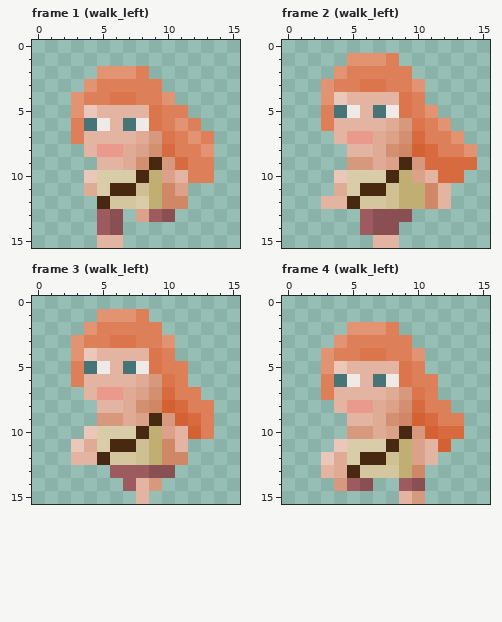
One commit to this pixel-art file: assets/sprites/characters/player.ase. That is the earlier state.
16x16 pixels, 14 frames. Shown: frame 1 (walk_left), frame 2 (walk_left), frame 3 (walk_left), frame 4 (walk_left). The commit also changed other frames, which this record leaves out.
Once edited:
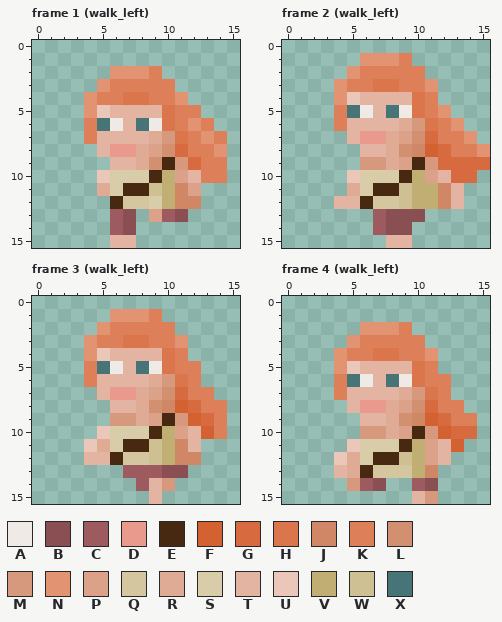
Palette (. is transparent): A #f0eae7  B #894f53  C #9d5b5f  D #ea9a8d  E #472911  F #d46132  G #d76b3f  H #da754c  J #cf8765  K #dd7f59  L #d39071  M #d7997d  N #e29372  P #dba289  Q #d4c69e  R #dfab95  S #d9cca9  T #e3b4a1  U #eac7b9  V #c0ae72  W #cfc093  X #477577
Log entry: Add flip animation
What changed:
Changed rows in their new state; - is an unchanged pixel.
Frame 1 (walk_left), layers "Hair", "Head", "Body":
first column x 3:
 2 --.--NK-----
 3 -.N----K----
 4 .N-K-H-KN---
 5 .NU---TH-K--
 6 .KXATXAHKNK-
 7 .K---TRMHKNK
 8 -.T-DRPLG-KN
 9 --.-TRLEMG-K
10 -.U--SEVPT-K
11 -.RS-EWVJP--
12 --.E-QSV-J--
13 --.CB.PCB---
14 --.CB-------
15 --.-T-------
Frame 2 (walk_left), layers "Hair", "Head", "Body":
first column x 3:
 1 --.--NK------
 2 -.N----K-----
 3 .N-K-H-KN----
 4 .NU---THK----
 5 .KXATXAHKN---
 6 .K---TRMHKN--
 7 -.T-DRPLG-KN-
 8 --.-TRLJFG-KN
 9 --.-MRPEM---G
10 -.U--SEVPT-G-
11 -.RS-EW-VJT--
12 .-TE-QW-VJT--
13 ---.C--B-----
14 ---.C-B------
15 ----.-T------
Frame 3 (walk_left), layers "Hair", "Head", "Body":
first column x 3:
 1 --.--NK-----
 2 -.N----K----
 3 .N-K-H-KN---
 4 .NU---THK---
 5 .KXATXAH-K--
 6 .K---TRMHK--
 7 -.T-DRPLG-K-
 8 --.-TRLJFG-K
 9 --.-MRPEMFGK
10 -.U--SEVPTFK
11 .URS-EWVJT--
12 .-TE-QWV-J--
13 ---.--C-B---
14 ----.CTM----
15 -----.T-----
Frame 4 (walk_left), layers "Hair", "Head", "Body":
first column x 3:
 2 --.--NK-----
 3 -.N----K----
 4 .N-K-H-KN---
 5 .NU---THK---
 6 .KXATXAH-K--
 7 .K---TRMHK--
 8 -.T-DRPLG-K-
 9 --.-TRLJFG-K
10 --.-MRPEMF-G
11 -.U--SEVPTF-
12 .URS-EWVPT--
13 .TRE--QVJ---
14 -.MCB-.CB---
15 ------.TM---
Changed places in both pictures, as pixel boxes (x1, y1, x2, y2):
changed: (71, 66, 227, 248)
changed: (321, 53, 490, 248)
changed: (71, 309, 227, 504)
changed: (321, 322, 477, 504)
